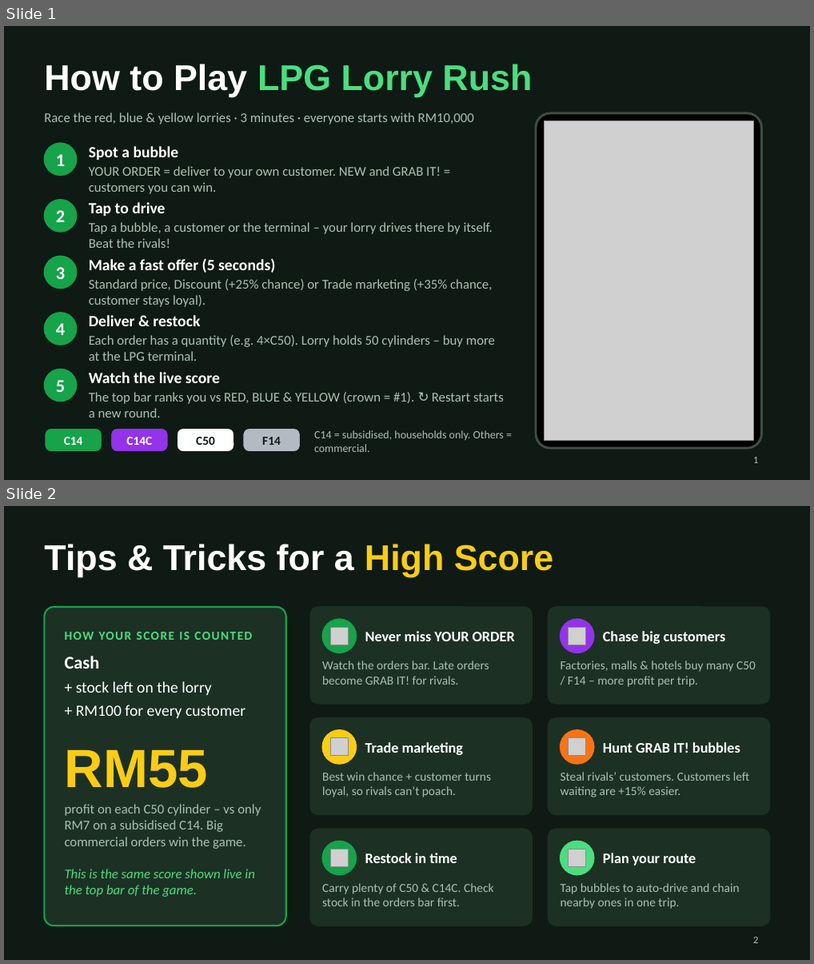
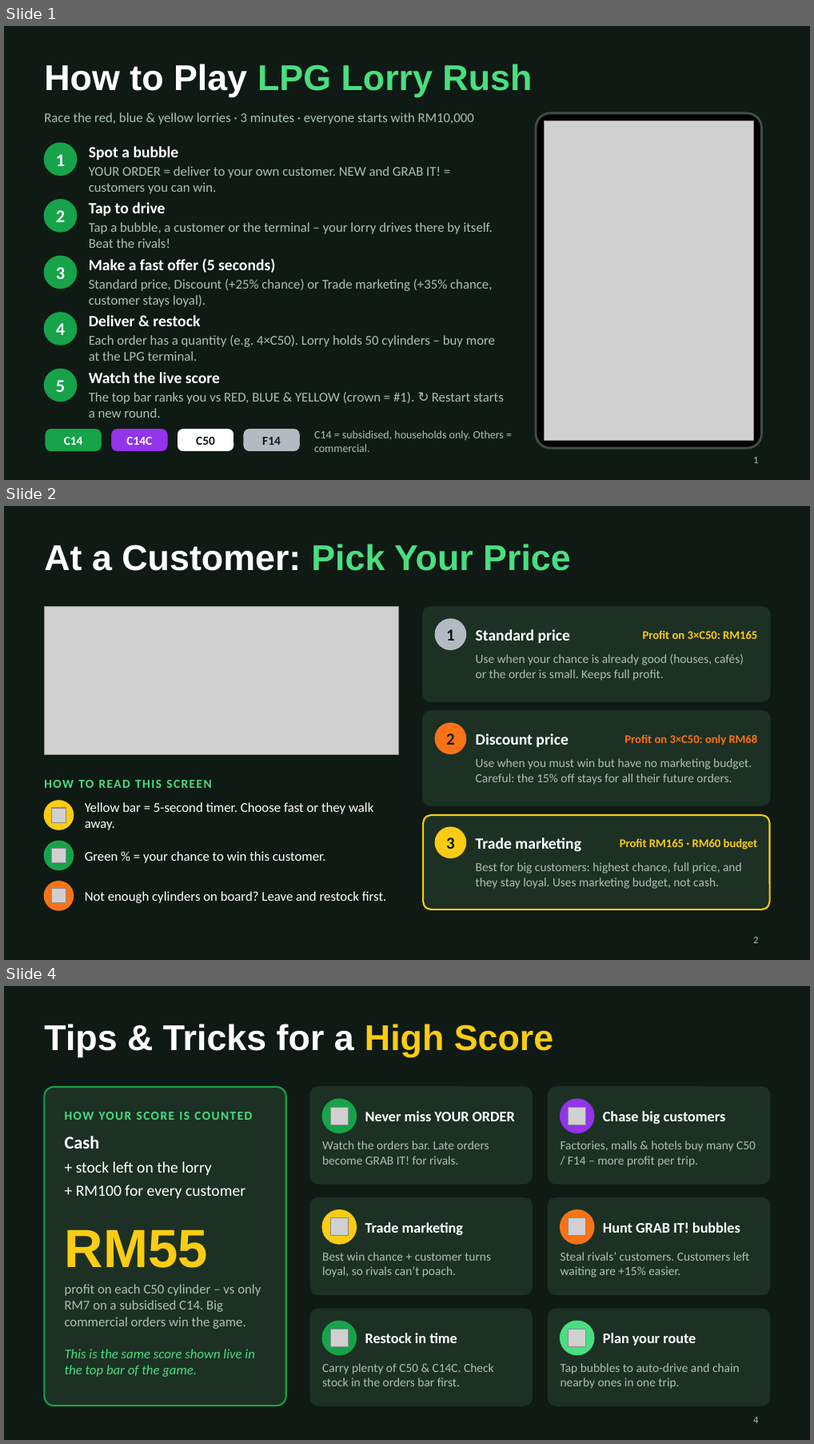
Before and after one commit to hzwnrli/malaysiainternship, a slide deck: slides/LPG_Lorry_Rush_How_to_Play.pptx. Shown one above the other, each under a label of ours: slides 1 and 2 before the commit, slides 1, 2 and 4 after it; the slides between them are not shown. The pictures are 814x964 and 814x1444 pixels, drawn with LibreOffice and Linux fonts; fonts in the diff are those of the drawing; grey boxes stand for pictures. Boxes give left, top, right and bottom in pixels: in the first picture for what was removed or moved away, otherwise in the second. Text is boxed around its words. In the diff, an @@ line names an element or a change of style, - is before the commit and + after.

```diff
--- a/slides/LPG_Lorry_Rush_How_to_Play.pptx
+++ b/slides/LPG_Lorry_Rush_How_to_Play.pptx
@@ slide 2 added at [4,506,810,960], background #0F1A14 @@
@@ title added at [44,544,571,571], 32 pt, text #4ADE80, bold @@
+At a Customer: Pick Your Price
@@ picture added at [44,607,399,754] @@
@@ rounded rectangle added at [423,607,770,701], fill #1C3024, outline #1C3024 1.5 pt @@
@@ ellipse added at [435,619,466,649], fill #B4BAC2, outline #B4BAC2 1 pt @@
@@ text added at [446,629,455,640], 15 pt, text #0F1A14, bold @@
+1
@@ text added at [476,629,570,643], 14 pt, text #FFFFFF, bold @@
+Standard price
@@ text added at [643,630,758,639], 10.5 pt, text #FACC15, bold @@
+Profit on 3×C50: RM165
@@ text added at [476,654,744,680], 11 pt, text #A9C2B2 @@
+Use when your chance is already good (houses, cafés) or the order is small. Keeps full profit.
@@ rounded rectangle added at [423,711,770,805], fill #1C3024, outline #1C3024 1.5 pt @@
@@ ellipse added at [435,723,466,753], fill #F97316, outline #F97316 1 pt @@
@@ text added at [446,733,455,744], 15 pt, text #0F1A14, bold @@
+2
@@ text added at [476,733,568,747], 14 pt, text #FFFFFF, bold @@
+Discount price
@@ text added at [625,734,758,745], 10.5 pt, text #F97316, bold @@
+Profit on 3×C50: only RM68
@@ text added at [476,758,752,784], 11 pt, text #A9C2B2 @@
+Use when you must win but have no marketing budget. Careful: the 15% off stays for all their future orders.
@@ text added at [44,780,211,788], 11 pt, text #4ADE80, bold @@
+HOW TO READ THIS SCREEN
@@ ellipse added at [44,800,74,829], fill #FACC15, outline #FACC15 1 pt @@
@@ picture added at [51,808,66,822] @@
@@ text added at [85,802,374,830], 12 pt, text #FFFFFF @@
+Yellow bar = 5-second timer. Choose fast or they walk away.
@@ rounded rectangle added at [423,815,770,909], fill #1C3024, outline #FACC15 1.5 pt @@
@@ ellipse added at [44,840,74,870], fill #16A34A, outline #16A34A 1 pt @@
@@ ellipse added at [435,827,466,857], fill #FACC15, outline #FACC15 1 pt @@
@@ text added at [446,837,455,848], 15 pt, text #0F1A14, bold @@
+3
@@ text added at [476,837,582,852], 14 pt, text #FFFFFF, bold @@
+Trade marketing
@@ text added at [620,838,758,849], 10.5 pt, text #FACC15, bold @@
+Profit RM165 · RM60 budget
@@ picture added at [51,848,66,863] @@
@@ text added at [85,851,326,863], 12 pt, text #FFFFFF @@
+Green % = your chance to win this customer.
@@ text added at [476,862,742,888], 11 pt, text #A9C2B2 @@
+Best for big customers: highest chance, full price, and they stay loyal. Uses marketing budget, not cash.
@@ ellipse added at [44,881,74,910], fill #F97316, outline #F97316 1 pt @@
@@ picture added at [51,888,66,903] @@
@@ text added at [85,891,387,903], 12 pt, text #FFFFFF @@
+Not enough cylinders on board? Leave and restock first.
@@ page number added at [754,936,758,943], 9 pt, text #A9C2B2 @@
+2
@@ what was slide 2 is now slide 4 @@
@@ page number at [754,1416,758,1423]: text changed @@
-2
+4
```
Also in this commit, not shown: 1 other slide added.
